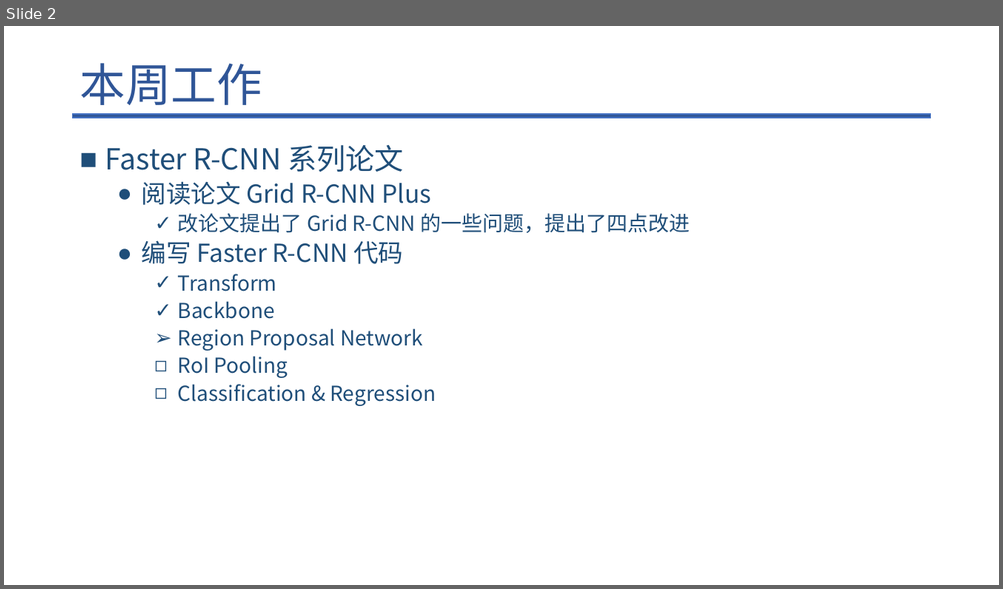
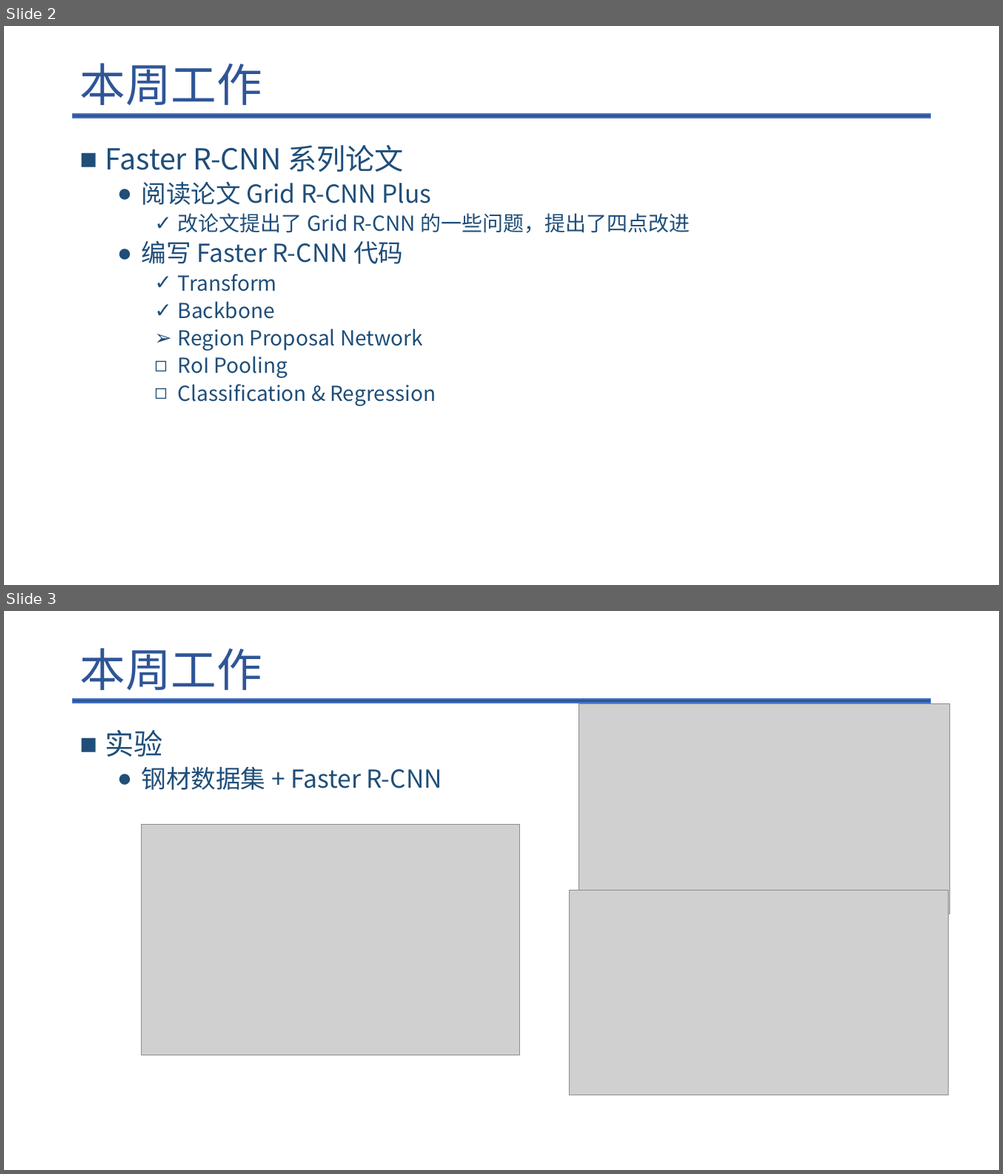
Before and after one commit to maple2312/AI-study-pusher, a slide deck: 张俊强/智能制造/周会/周会-2110/第四周汇报.pptx. Shown one above the other, each under a label of ours: slide 2 before the commit, slides 2 and 3 after it. The pictures are 1003x589 and 1003x1174 pixels, drawn with LibreOffice and Linux fonts; fonts in the diff are those of the drawing; grey boxes stand for pictures. Boxes give left, top, right and bottom in pixels: in the first picture for what was removed or moved away, otherwise in the second. Text is boxed around its words. In the diff, an @@ line names an element or a change of style, - is before the commit and + after.

```diff
--- a/张俊强/智能制造/周会/周会-2110/第四周汇报.pptx
+++ b/张俊强/智能制造/周会/周会-2110/第四周汇报.pptx
@@ slide 3 added at box(4, 611, 999, 1170), background #FFFFFF @@
@@ title added at box(79, 648, 262, 690), 44 pt, text #2F5597 @@
+本周工作
@@ rectangle added at box(73, 699, 930, 703), fill #2F5597, outline #4472C4 1 pt @@
@@ picture added at box(578, 704, 949, 914) @@
@@ text added at box(105, 730, 442, 790), 24 pt, text #1F4E79 @@
+■ 实验
+  ● 钢材数据集 + Faster R-CNN
@@ picture added at box(142, 825, 521, 1056) @@
@@ picture added at box(569, 891, 948, 1096) @@
```
Also in this commit, not shown: 1 slide changed, 11 other files.
